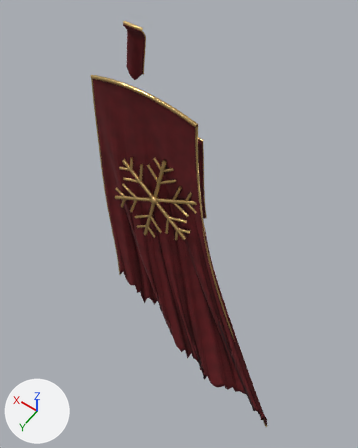
Renders of the Blender file assets/blender/parts/paladin/covenant_cloth_paladin.blend from each side of a commit.
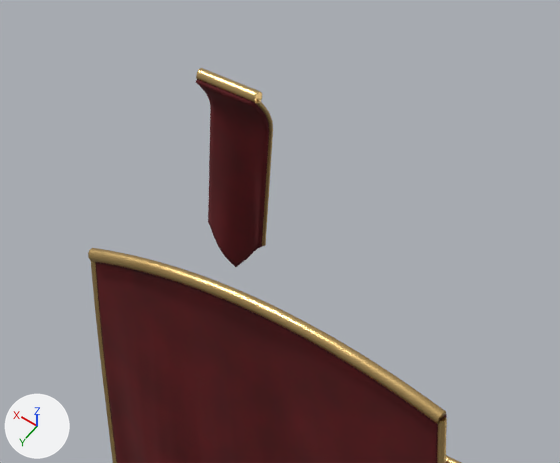
Each version is shown whole from a 50 mm lens placed at (-34.5, 46.2, 45.6), pointed at (-5.5, 5.6, -18.2), then close up on the part from 18% to 65% of the width and 0% to 31% of the height. The lights are fixed; the arrows at lower left show +X, +Y and +Z. The last two pictures show the newer version.

Objects in the first close-up: 'cape', 'cape_edge_l', 'cape_yoke', 'sash', 'sash_bar' and 3 more.
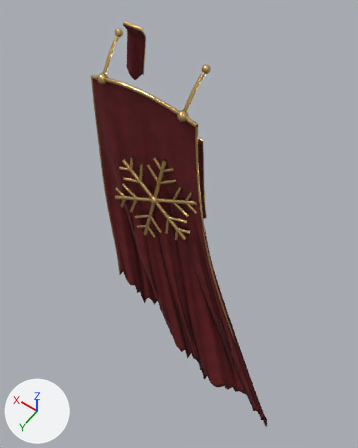
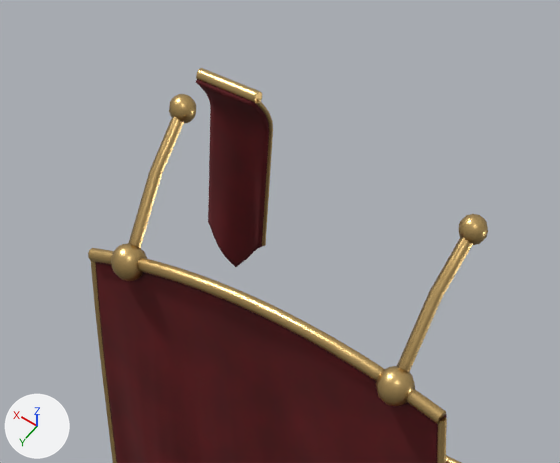
Commit message: Paladin pass 8: bolt the shoulders and cape onto the body

Location of each change, [x1, y1, x2, y2] in pixels of the close-ups (560 x 463 px):
'cape_claspR', added (brown)
    after: [397, 237, 473, 372]
'cape_claspL', added (orange)
    after: [129, 117, 184, 248]
'cape_clasp_bossR', added (brown)
    after: [376, 366, 415, 406]
'cape_clasp_bossL', added (brown)
    after: [111, 243, 147, 281]
'cape_clasp_boltR', added (brown)
    after: [459, 214, 488, 245]
'cape_clasp_boltL', added (brown)
    after: [169, 94, 196, 123]

The change, as a diff of the scene's bpy script:
```diff
--- a/assets/blender/parts/paladin/covenant_cloth_paladin.blend.py
+++ b/assets/blender/parts/paladin/covenant_cloth_paladin.blend.py
@@ me_cape_clasp_boltl @@
+me_cape_clasp_boltl.from_pydata(...)  # a UV sphere (10 segments, 8 rings, poles along z) spanning x -0.531..0.531, y -0.558..0.558, z -0.558..0.558
+me_cape_clasp_boltl.polygons.foreach_set('use_smooth', [True] * 80)
+me_cape_clasp_boltl.materials.append(mat_trim_covenant)
@@ me_cape_clasp_bossl @@
+me_cape_clasp_bossl.from_pydata(...)  # a UV sphere (12 segments, 8 rings, poles along z) spanning x -0.744..0.744, y -0.744..0.744, z -0.744..0.744
+me_cape_clasp_bossl.polygons.foreach_set('use_smooth', [True] * 96)
+me_cape_clasp_bossl.materials.append(mat_trim_covenant)
@@ me_cape_clasp_bossr @@
+me_cape_clasp_bossr.from_pydata(...)  # a UV sphere (12 segments, 8 rings, poles along z) spanning x -0.744..0.744, y -0.744..0.744, z -0.744..0.744
+me_cape_clasp_bossr.polygons.foreach_set('use_smooth', [True] * 96)
+me_cape_clasp_bossr.materials.append(mat_trim_covenant)
@@ cu_cape_claspl @@
+cu_cape_claspl = bpy.data.curves.new('cape_claspL', 'CURVE')
+cu_cape_claspl.dimensions = '3D'
+_sp = cu_cape_claspl.splines.new('POLY'); _sp.points.add(2)
+_sp.points.foreach_set('co', [6.569, 6.176, 55.47, 1.0, 6.733, 3.968, 58.17, 1.0, 6.897, 1.86, 59.83, 1.0])
+cu_cape_claspl.materials.append(mat_trim_covenant)
+cu_cape_claspl.bevel_resolution = 0
+cu_cape_claspl.bevel_depth = 0.3
+cu_cape_claspl.fill_mode = 'FULL'
+cu_cape_claspl.use_fill_caps = True
@@ cu_cape_claspr @@
+cu_cape_claspr = bpy.data.curves.new('cape_claspR', 'CURVE')
+cu_cape_claspr.dimensions = '3D'
+_sp = cu_cape_claspr.splines.new('POLY'); _sp.points.add(2)
+_sp.points.foreach_set('co', [-6.569, 6.176, 55.47, 1.0, -6.733, 3.968, 58.17, 1.0, -6.897, 1.86, 59.83, 1.0])
+cu_cape_claspr.materials.append(mat_trim_covenant)
+cu_cape_claspr.bevel_resolution = 0
+cu_cape_claspr.bevel_depth = 0.3
+cu_cape_claspr.fill_mode = 'FULL'
+cu_cape_claspr.use_fill_caps = True
@@ ob_cape_clasp_boltl @@
+ob_cape_clasp_boltl = bpy.data.objects.new('cape_clasp_boltL', me_cape_clasp_boltl)
+ob_cape_clasp_boltl.parent = ob_covenant_cloth_paladin
+ob_cape_clasp_boltl.location = (6.897, 1.86, 9.536)
@@ ob_cape_clasp_bossl @@
+ob_cape_clasp_bossl = bpy.data.objects.new('cape_clasp_bossL', me_cape_clasp_bossl)
+ob_cape_clasp_bossl.parent = ob_covenant_cloth_paladin
+ob_cape_clasp_bossl.location = (6.569, 6.276, 5.076)
@@ ob_cape_claspl @@
+ob_cape_claspl = bpy.data.objects.new('cape_claspL', cu_cape_claspl)
+ob_cape_claspl.parent = ob_covenant_cloth_paladin
+ob_cape_claspl.location = (0.0, 0.0, -50.29)
@@ ob_cape_clasp_boltr @@
+ob_cape_clasp_boltr = bpy.data.objects.new('cape_clasp_boltR', me_cape_clasp_boltl.copy())
+ob_cape_clasp_boltr.parent = ob_covenant_cloth_paladin
+ob_cape_clasp_boltr.location = (-6.897, 1.86, 9.536)
@@ ob_cape_clasp_bossr @@
+ob_cape_clasp_bossr = bpy.data.objects.new('cape_clasp_bossR', me_cape_clasp_bossr)
+ob_cape_clasp_bossr.parent = ob_covenant_cloth_paladin
+ob_cape_clasp_bossr.location = (-6.569, 6.276, 5.076)
@@ ob_cape_claspr @@
+ob_cape_claspr = bpy.data.objects.new('cape_claspR', cu_cape_claspr)
+ob_cape_claspr.parent = ob_covenant_cloth_paladin
+ob_cape_claspr.location = (0.0, 0.0, -50.29)
```
